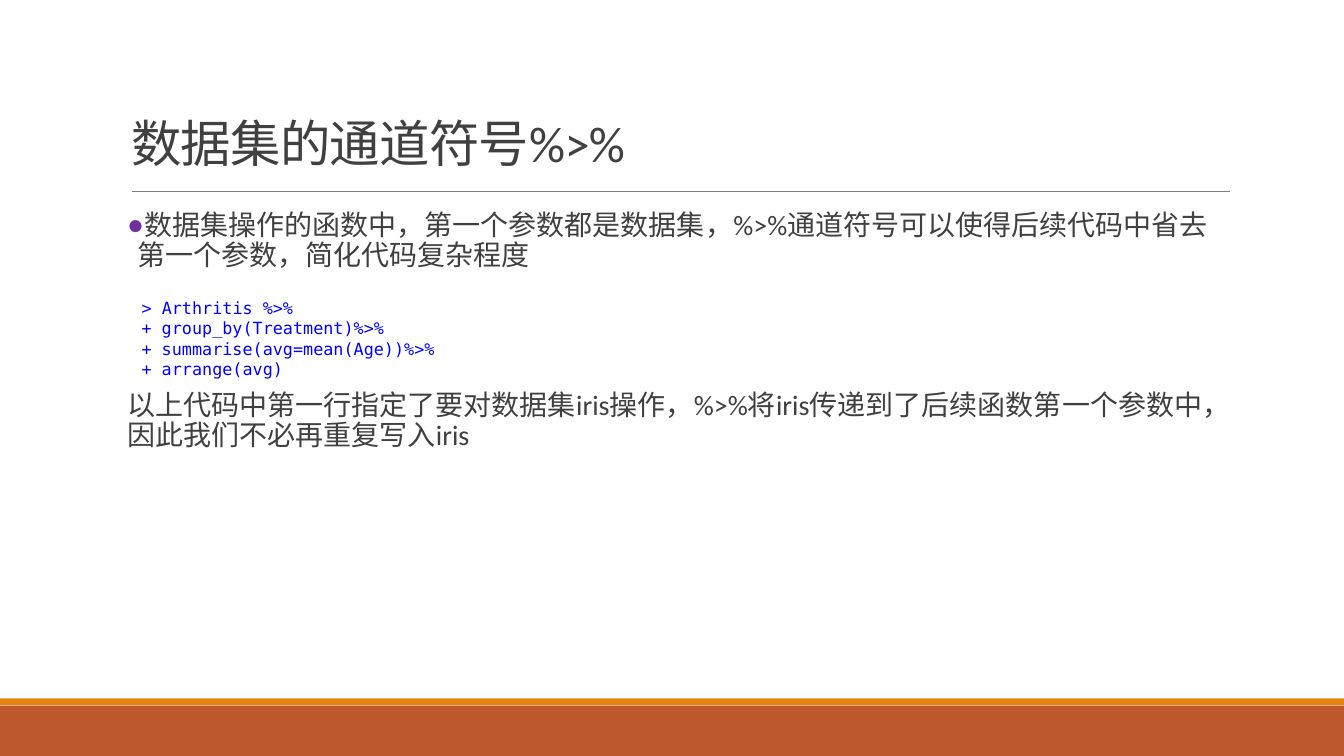
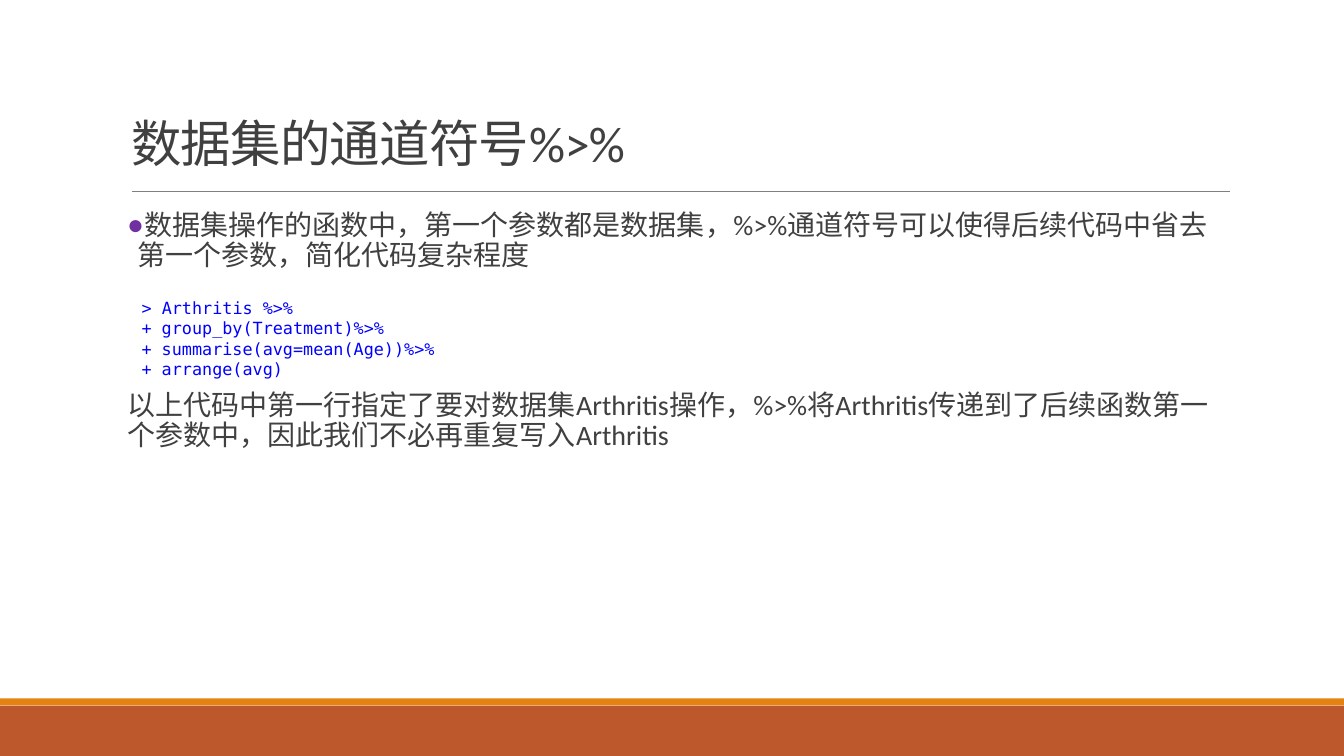
Before and after one commit to exoplanetX/DataAnalytics, a slide deck: slide 23 of 实验3-探索性分析.pptx. Drawn at 1344x756 pixels with LibreOffice and Linux fonts; fonts in the diff are those of the drawing. Boxes give left, top, right and bottom in pixels: in the first picture for what was removed or moved away, otherwise in the second. Text is boxed around its words. In the diff, an @@ line names an element or a change of style, - is before the commit and + after.

```diff
--- a/实验3-探索性分析.pptx
+++ b/实验3-探索性分析.pptx
@@ text at <box>127,391,1209,448</box>: text changed @@
-以上代码中第一行指定了要对数据集iris操作，%>%将iris传递到了后续函数第一个参数中，因此我们不必再重复写入iris
+以上代码中第一行指定了要对数据集Arthritis操作，%>%将Arthritis传递到了后续函数第一个参数中，因此我们不必再重复写入Arthritis
```
Also in this commit, not shown: 6 other slides changed, 1 slide added, 1 slide removed.
